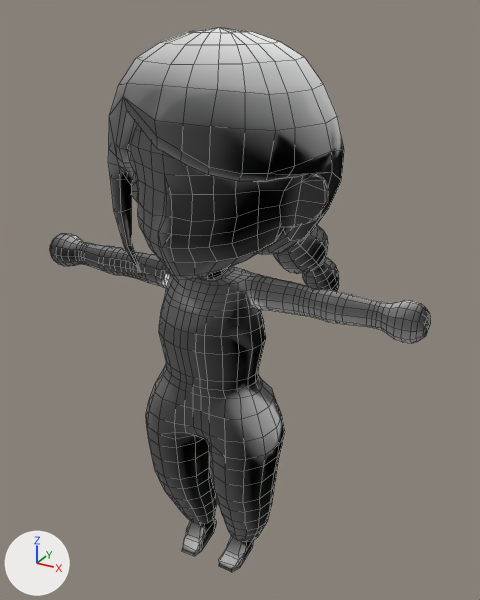
Renders of the FBX model RhythmGamePrototype3/Assets/Animation/Player1.fbx from each side of a commit.
Rendered twice from a 50 mm lens placed at (0.843, -1.438, 1.564), pointed at (0.052, 0.0, 0.845). Lighting does not change. The marker at lower left points along +X, +Y and +Z. Mesh edges are drawn as thin lines. Where no turn or scale is listed for an object, it has been applied to the vertices. Vertices at the same position are counted once.

The first picture shows 'group18'.
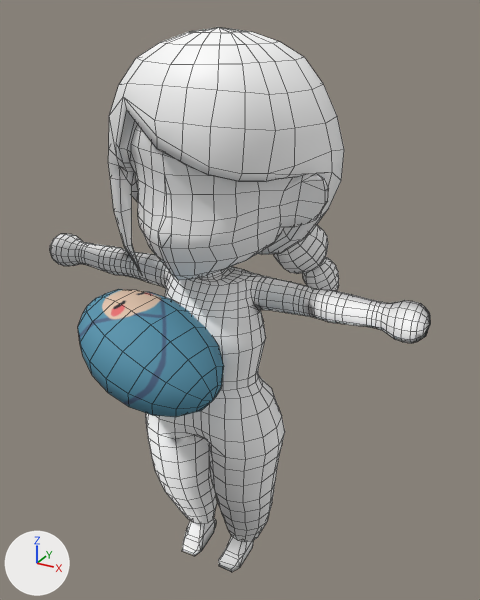
Where the change shows, as pixel boxes (x1, y1, x2, y2) in the pictures (480 x 600 px):
'group18', shading changed: (50, 27, 430, 572) in both
'baby', added (blue): after (78, 289, 224, 417)

What the commit changed:
Picture 'Baby_Player3.png' (img_baby_player3_png) is new.
Material 'blinn2' (mat_blinn2) is new.
Its texture is img_baby_player3_png.
Its roughness is 0.749.
me_mesh has 1803 vertices, 1842 faces and spans x -0.57..0.57, y -0.28..0.28, z 0.0..1.52.
me_mesh is used by ob_group18; location (0.0, 0.0, 0.0).
me_mesh part 1: its shading normals changed.
Mesh me_mesh_001 is new.
It has 92 vertices, 100 faces and spans x -0.189..0.189, y -0.16..0.16, z -0.133..0.133.
It uses material mat_blinn2 (picture img_baby_player3_png).
Object 'baby' (ob_baby) is new; it shows me_mesh_001.
Its location is (-0.052, -0.266, 0.788).
